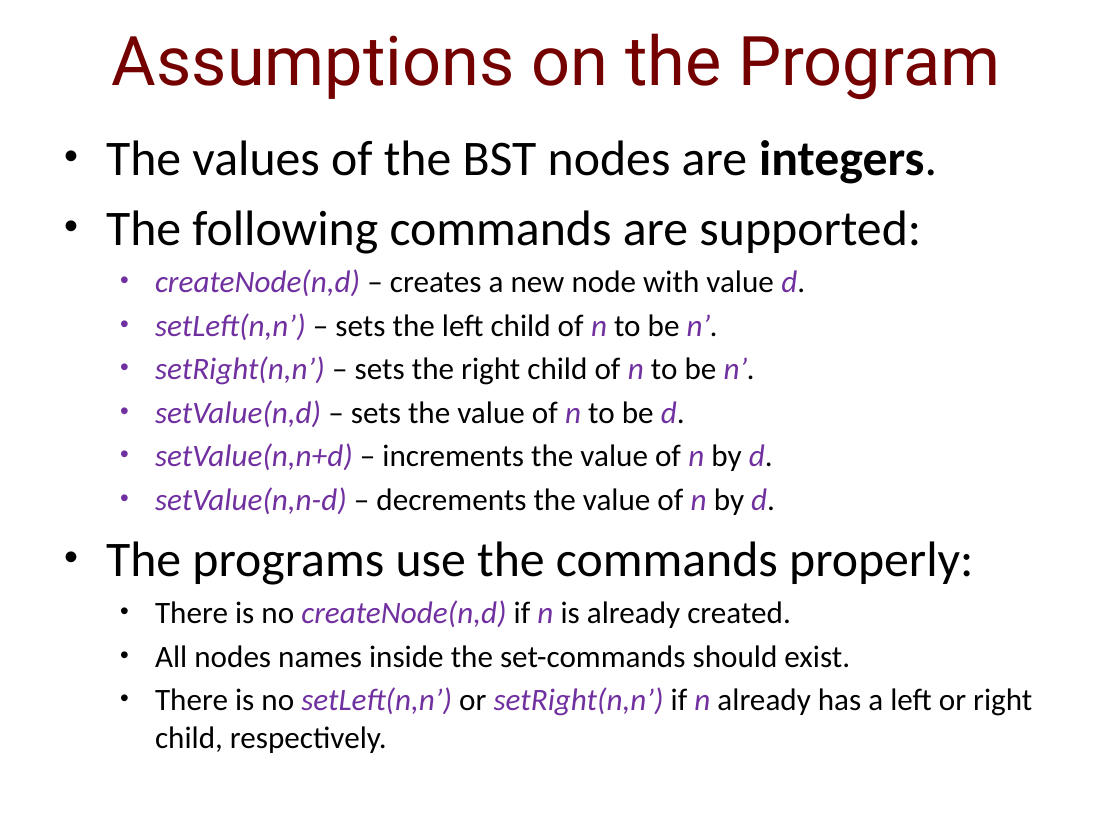
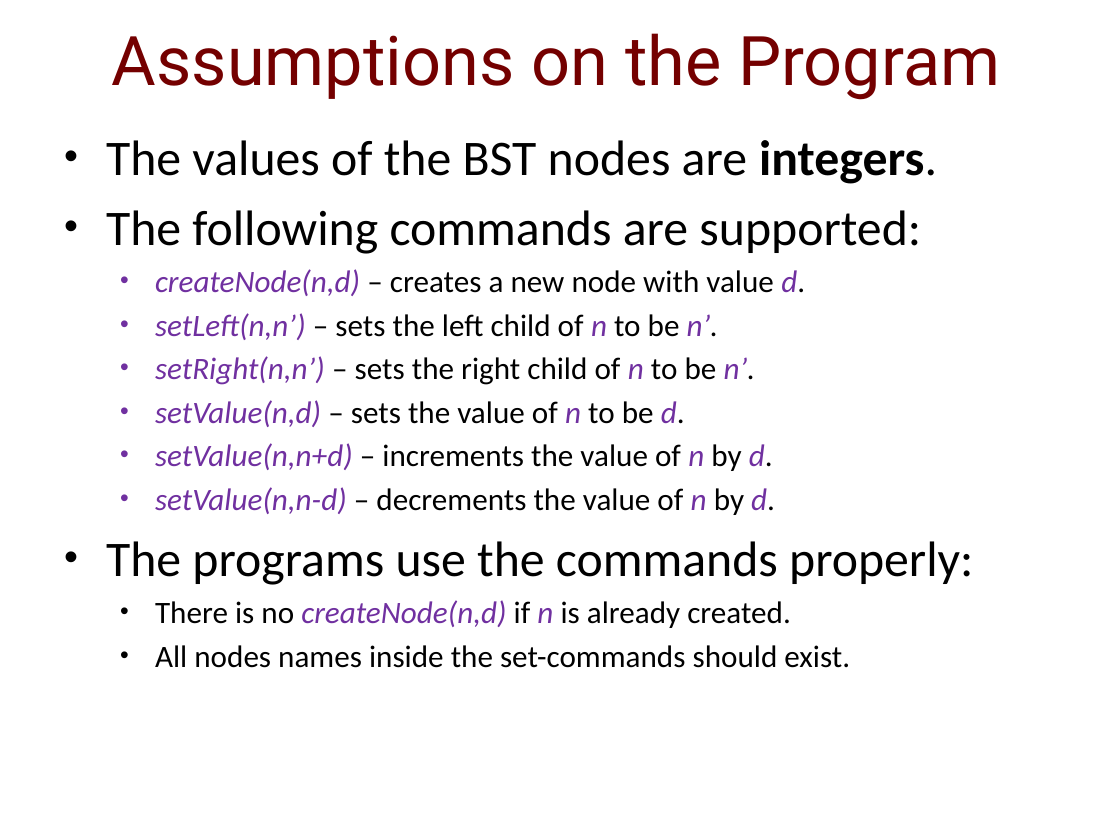
Before and after one commit to IdoBegun/PAAV_Project, a slide deck: slide 7 of Project Presentation.pptx. Drawn at 1120x840 pixels with LibreOffice and Linux fonts; fonts in the diff are those of the drawing; background and template pictures are left out. Boxes give left, top, right and bottom in pixels: in the first picture for what was removed or moved away, otherwise in the second. Text is boxed around its words. In the diff, an @@ line names an element or a change of style, - is before the commit and + after.

```diff
--- a/Project Presentation.pptx
+++ b/Project Presentation.pptx
@@ text at (155, 687, 1032, 753): paragraph removed @@
-  • There is no setLeft(n,n’) or setRight(n,n’) if n already has a left or right child, respectively.
```
Also in this commit, not shown: 2 other slides changed, 1 other file.
